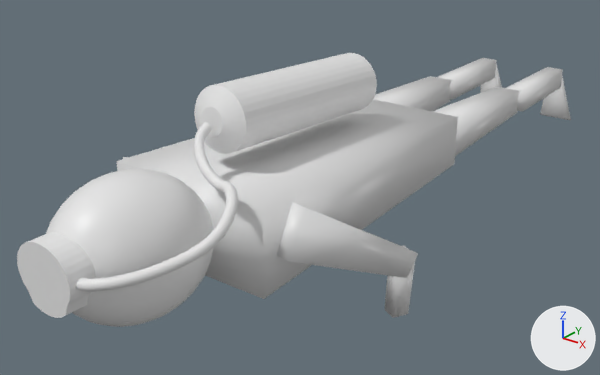
Renders of the Blender file blender/Another Diver.blend from each side of a commit.
Rendered twice from a 50 mm camera at (6.29, -7.18, 4.04) aimed at (-0.63, 1.7, -0.62). The lights are fixed; the arrows at lower right show +X, +Y and +Z.
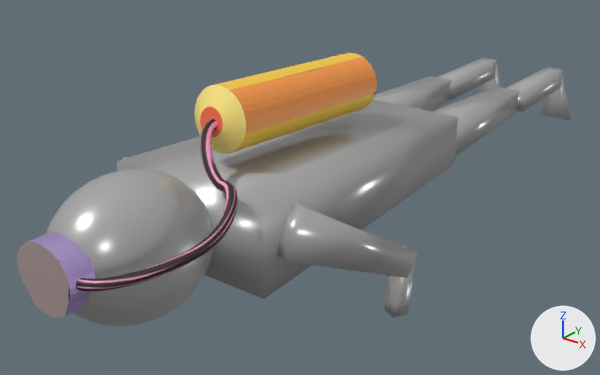
What changed in the scene script:
```text
Add img_hosetexture:
    img_hosetexture = load_image('HoseTexture', 'HoseTexture.png', 1024, 1024, 'sRGB')
Add img_masktexture:
    img_masktexture = load_image('MaskTexture', 'MaskTexture.png', 1024, 1024, 'sRGB')
Add img_tanktexture_001:
    img_tanktexture_001 = load_image('TankTexture.001', 'TankTexture.001.png', 1024, 1024, 'sRGB')
Change mat_material:
    mat_material.base_color: (0.8, 0.8, 0.8) -> (0.5, 0.5, 0.5)  # white #e7e7e7 -> grey #bcbcbc
    mat_material.roughness: 0.4 -> 0.27
    mat_material.metallic: 0.0 -> 0.43
Add mat_tankmaterial:
    mat_tankmaterial = principled_material('TankMaterial')
    mat_tankmaterial.texture = img_hosetexture
Add mat_maskmaterial:
    mat_maskmaterial = principled_material('MaskMaterial')
    mat_maskmaterial.texture = img_masktexture
    mat_maskmaterial.metallic = 1.0
Add mat_tankmaterial_001:
    mat_tankmaterial_001 = principled_material('TankMaterial.001')
    mat_tankmaterial_001.texture = img_tanktexture_001
Change me_cube:
    used by ob_cube; location = (0.0, 0.0, 0.0); scale = (1.0, 1.2, 1.0)
    remove me_cube.from_pydata(...)  # 570 vertices, 578 faces; spans x -1.82..1.81, y -2.51..6.81, z -1.52..0.9
    add me_cube.from_pydata(...)  # 586 vertices, 594 faces; spans x -1.82..1.81, y -2.51..6.81, z -1.52..0.9
    me_cube part 1: 8 vertices added at x -0.73..0.83, y 6.19..6.33, z -0.21..0.16
    me_cube part 2: 4 vertices added at x 1.45..1.76, y 0.58..0.84, z -1.31
Change me_cylinder_001:
    where me_cylinder_001.from_pydata(...)  # 132 vertices, 101 faces; spans x -1.0..1.0, y -1.0..1.0, z -1.01..1.01
    used by ob_cylinder; location = (0.0, 0.77, 1.06); rotation_euler = (-1.62, 0.0, 0.0), in degrees (-93, 0, 0); scale = (0.4, 0.4, 1.5)
    me_cylinder_001 part 3: texture (UV) coordinates of 101 of 101 faces, centred in x -0.99..0.99, y -0.99..0.99, z -1.0..1.0, changed; they spanned u 0.0..1.0, v 0.01..1.0 and now span u 0.01..0.98, v 0.03..0.99
    add me_cylinder_001.materials.append(mat_tankmaterial_001)  # picture img_tanktexture_001
Change me_cylinder_003:
    where me_cylinder_003.from_pydata(...)  # 64 vertices, 34 faces; spans x -1.0..1.0, y -1.0..1.21, z -1.0..1.0
    add me_cylinder_003.materials.append(mat_maskmaterial)  # picture img_masktexture
Change cu_beziercurve:
    where _sp = cu_beziercurve.splines.new('BEZIER'); _sp.bezier_points.add(3)
    remove _sp.bezier_points.foreach_set('co', [-1.0, 0.35, 0.0, -0.225, -0.219, -0.355, 0.014, -0.987, -0.749, -0.689, -1.825, -0.931])
    remove _sp.bezier_points.foreach_set('handle_left', [-0.797, 0.963, 0.289, -0.572, -0.137, -0.429, 0.204, -0.539, -0.602, -0.409, -1.839, -0.897])
    remove _sp.bezier_points.foreach_set('handle_right', [-1.092, 0.0742, -0.13, -0.052, -0.26, -0.319, -0.176, -1.434, -0.897, -1.633, -1.781, -1.046])
    add _sp.bezier_points.foreach_set('co', [-1.0, 0.504, 0.0, -0.225, -0.219, -0.355, 0.014, -0.987, -0.749, -0.689, -1.825, -0.931])
    add _sp.bezier_points.foreach_set('handle_left', [-0.78, 1.167, -0.111, -0.572, -0.137, -0.429, 0.204, -0.539, -0.602, -0.409, -1.839, -0.897])
    add _sp.bezier_points.foreach_set('handle_right', [-1.092, 0.228, 0.0461, -0.052, -0.26, -0.319, -0.176, -1.434, -0.897, -1.633, -1.781, -1.046])
    add cu_beziercurve.materials.append(mat_tankmaterial)  # picture img_hosetexture
```

Pixel boxes (x1, y1, x2, y2) of what changed, in the pictures (600 x 375 px):
'Cube', recoloured, surface changed: (46, 58, 571, 327) in both
'Cylinder', recoloured, surface changed (grey to orange): (194, 53, 377, 154) in both
'Cylinder.001', recoloured: (17, 232, 95, 318) in both
'BezierCurve', reshaped: before (76, 122, 238, 291); after (76, 119, 238, 291)
part 1 of me_cube, added: after (438, 58, 563, 111)
part 2 of me_cube, added: after (385, 262, 415, 318)
